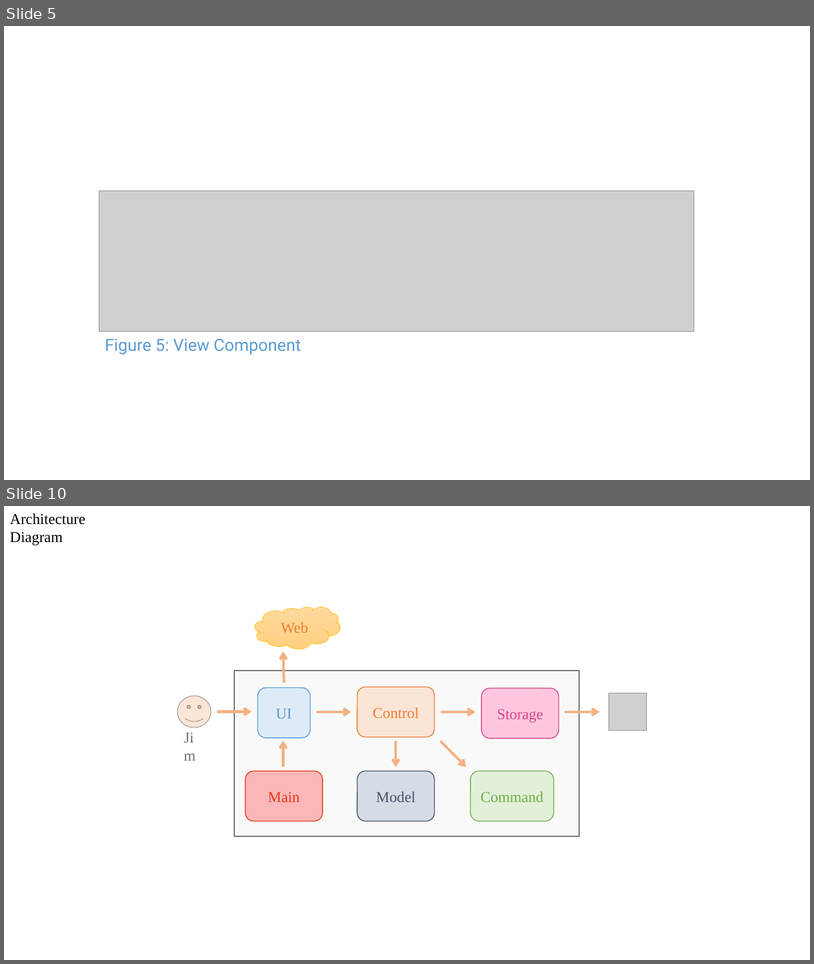
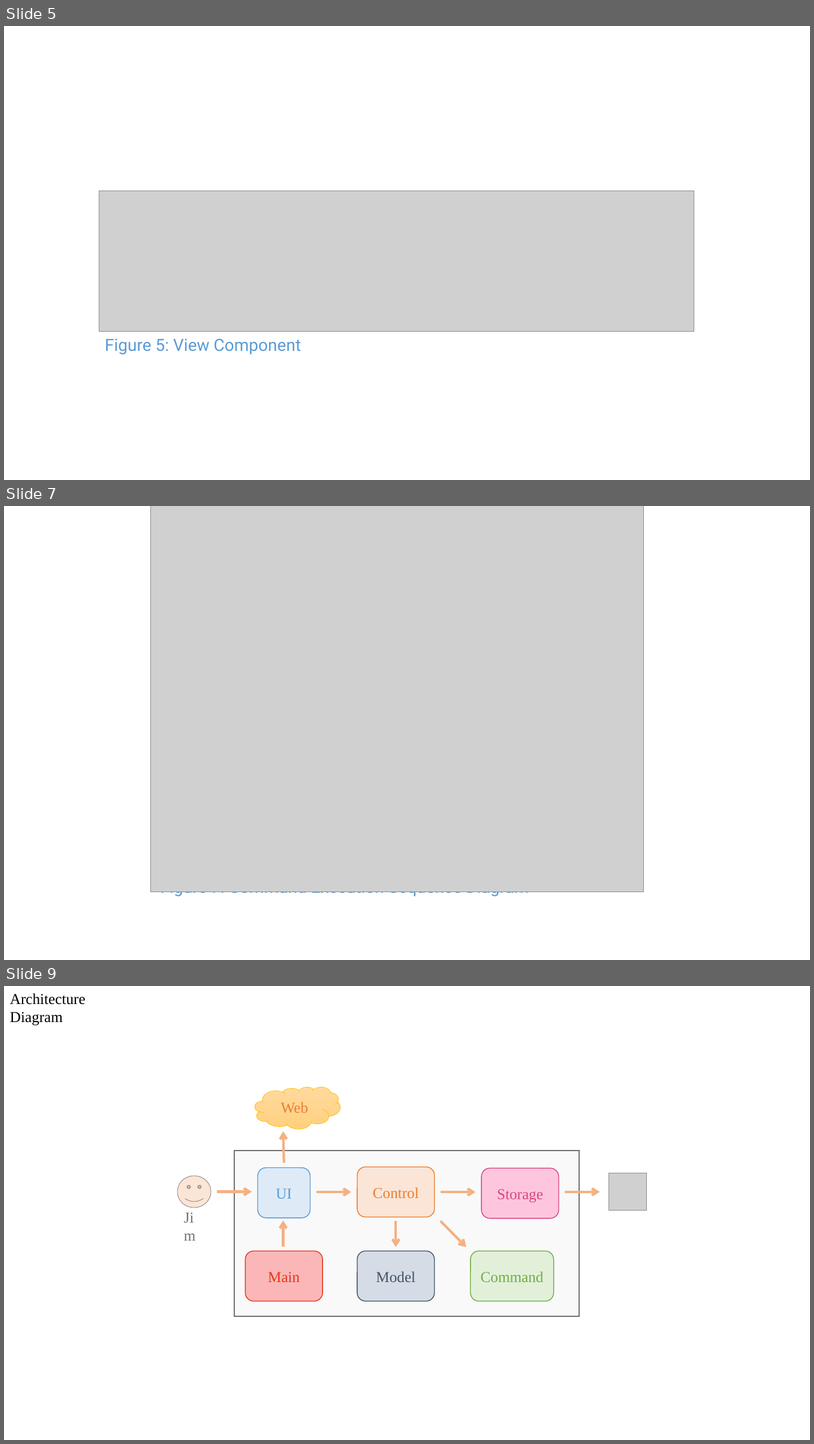
Before and after one commit to CS2103AUG2016-W11-C1/main, a slide deck: doc/DeveloperGuide.pptx. Shown one above the other, each under a label of ours: slides 5 and 10 before the commit, slides 5, 7 and 9 after it; the slides between them are not shown. The pictures are 814x964 and 814x1444 pixels, drawn with LibreOffice and Linux fonts; fonts in the diff are those of the drawing; grey boxes stand for pictures. Boxes give left, top, right and bottom in pixels: in the first picture for what was removed or moved away, otherwise in the second. Text is boxed around its words. In the diff, an @@ line names an element or a change of style, - is before the commit and + after.

```diff
--- a/doc/DeveloperGuide.pptx
+++ b/doc/DeveloperGuide.pptx
@@ slide 7 added at (4, 506, 810, 960), background #FFFFFF @@
@@ picture added at (151, 506, 644, 891) @@
@@ text added at (161, 891, 529, 897), 20 pt, text #5B9BD5 @@
+Figure 7: Command Execution Sequence Diagram
@@ what was slide 10 is now slide 9 @@
```
Also in this commit, not shown: 2 slides removed, 5 other files.
